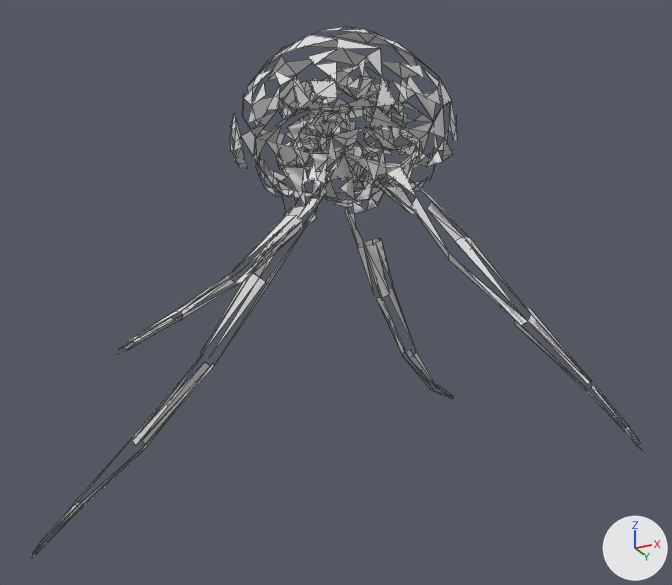
The OBJ model assets/meshes/polySurfaceShape1_1175.obj, before and after one commit.
Camera for both pictures: a 50 mm lens placed at (2.72, -5.55, -3.68), pointed at (-0.18, 0.25, -1.07). The lights are fixed; the arrows at lower right show +X, +Y and +Z. The older version comes first. Mesh edges are drawn as thin lines. Where no turn or scale is listed for an object, it has been applied to the vertices. Vertices at exactly the same position are counted once.

Before the edit, the objects in view are built like this:
```python
me_polysurfaceshape1_1175 = bpy.data.meshes.new('polySurfaceShape1_1175')
me_polysurfaceshape1_1175.from_pydata(...)  # 783 vertices, 516 faces; spans x -2.68..1.92, y -1.95..2.18, z -2.89..0.92
ob_polysurfaceshape1_1175 = bpy.data.objects.new('polySurfaceShape1_1175', me_polysurfaceshape1_1175)
ob_polysurfaceshape1_1175.location = (0.0, 0.0, 0.0)
```
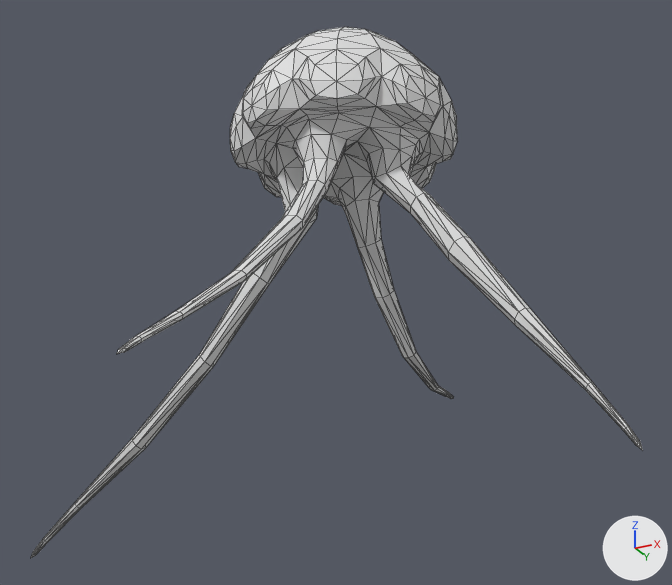
Boxes (x1, y1, x2, y2) around the edits, measured in the pictures (672 x 585 px):
'polySurfaceShape1_1175', reshaped
    before: (31, 27, 641, 558)
    after: (31, 27, 643, 558)
part 1 of me_polysurfaceshape1_1175, added
    after: (264, 113, 368, 179)

Edits to the bpy script that builds the scene:
```text
Change me_polysurfaceshape1_1175:
    used by ob_polysurfaceshape1_1175; location = (0.0, 0.0, 0.0)
    remove me_polysurfaceshape1_1175.from_pydata(...)  # 783 vertices, 516 faces; spans x -2.68..1.92, y -1.95..2.18, z -2.89..0.92
    add me_polysurfaceshape1_1175.from_pydata(...)  # 786 vertices, 1536 faces; spans x -2.68..1.92, y -1.95..2.18, z -2.89..0.92
    me_polysurfaceshape1_1175 part 1: 3 vertices added at x -0.54..0.21, y -0.52..-0.19, z -0.16..-0.09
```
